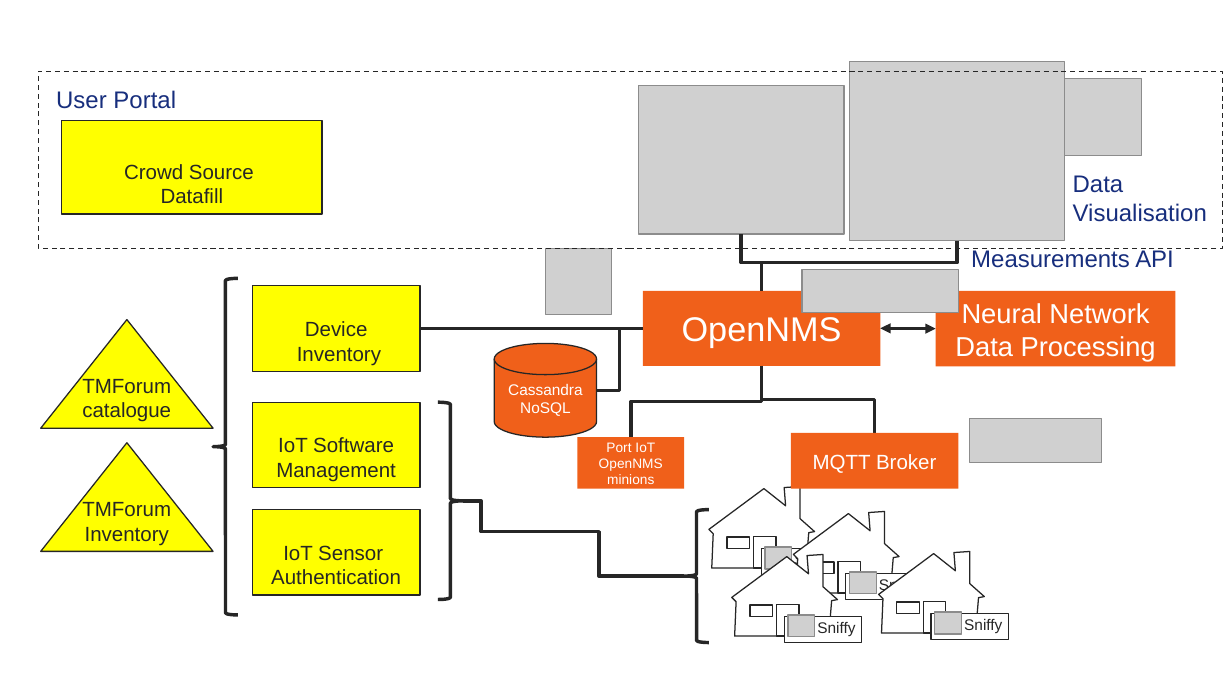
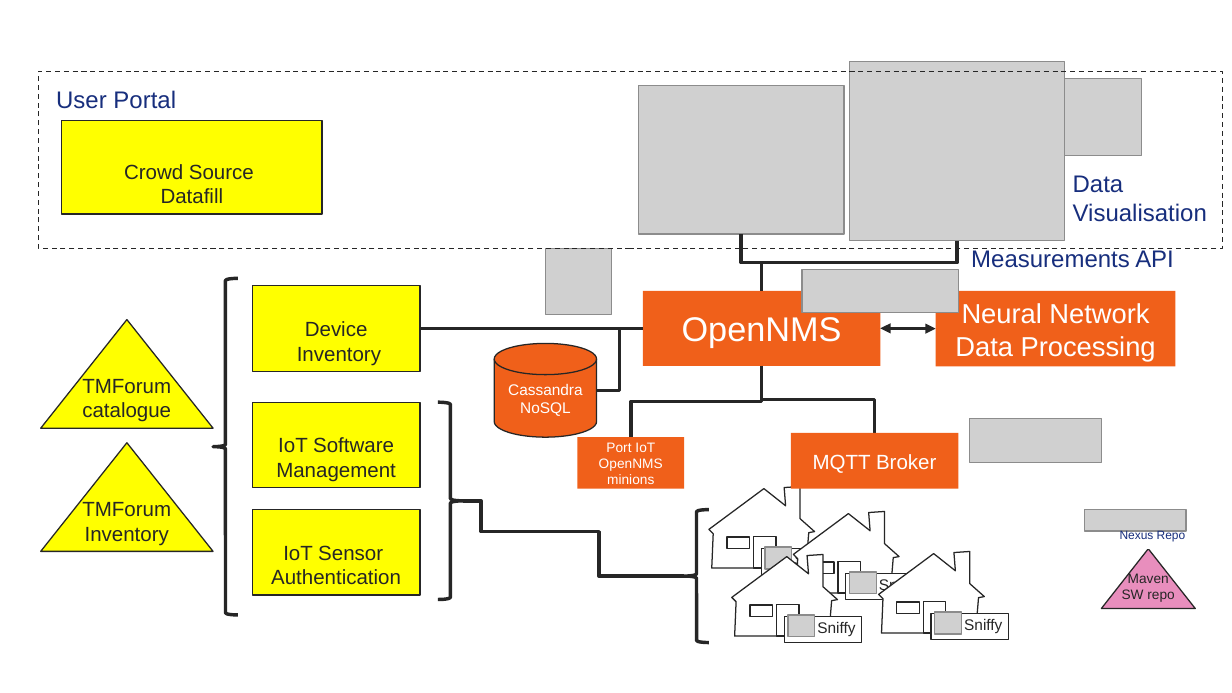
Before and after one commit to gallenc/tmforumhack2017, a slide deck: slide 9 of TMForumVancouver2017Hack/documentation/VancouverAirwatchTMForumHackScenario;119-6-2017draft.pptx (slide 8 before the commit). Drawn at 1232x693 pixels with LibreOffice and Linux fonts; fonts in the diff are those of the drawing; grey boxes stand for pictures; background and template pictures are left out. Boxes give left, top, right and bottom in pixels: in the first picture for what was removed or moved away, otherwise in the second. Text is boxed around its words. In the diff, an @@ line names an element or a change of style, - is before the commit and + after.

```diff
--- a/TMForumVancouver2017Hack/documentation/VancouverAirwatchTMForumHackScenario;119-6-2017draft.pptx
+++ b/TMForumVancouver2017Hack/documentation/VancouverAirwatchTMForumHackScenario;119-6-2017draft.pptx
@@ rectangle added at bbox=[1084, 495, 1186, 548], fill #FFFFFF @@
@@ picture added at bbox=[1084, 510, 1186, 531] @@
@@ text added at bbox=[1120, 530, 1186, 542], 7 pt, text #172E7D @@
+Nexus Repo
@@ triangle added at bbox=[1101, 548, 1195, 609], fill #E88EBD, outline #262626 0.75 pt, 8 pt, text #262626 @@
+Maven
+SW repo
```
Also in this commit, not shown: 3 other slides changed, 8 slides removed, 6 other files.
